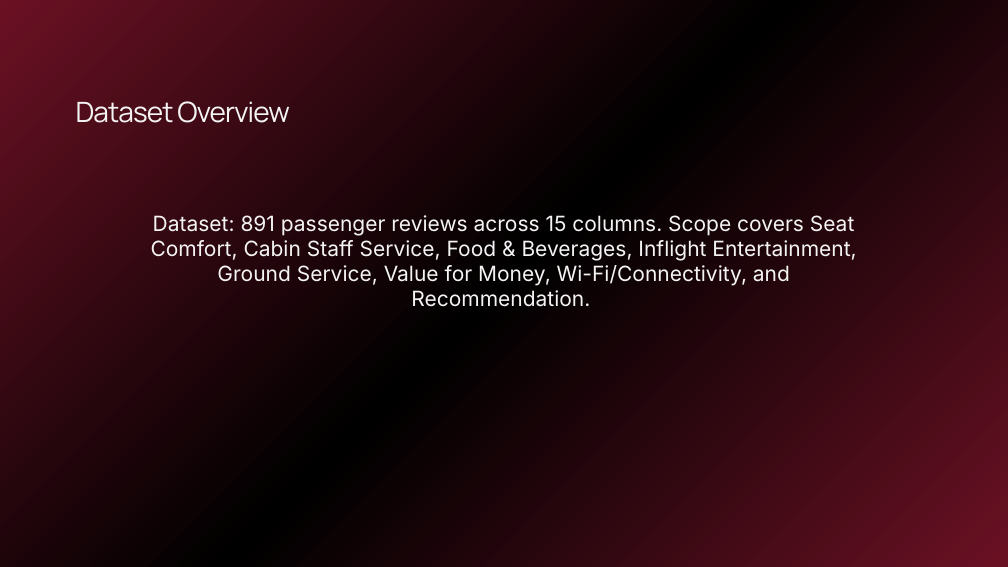
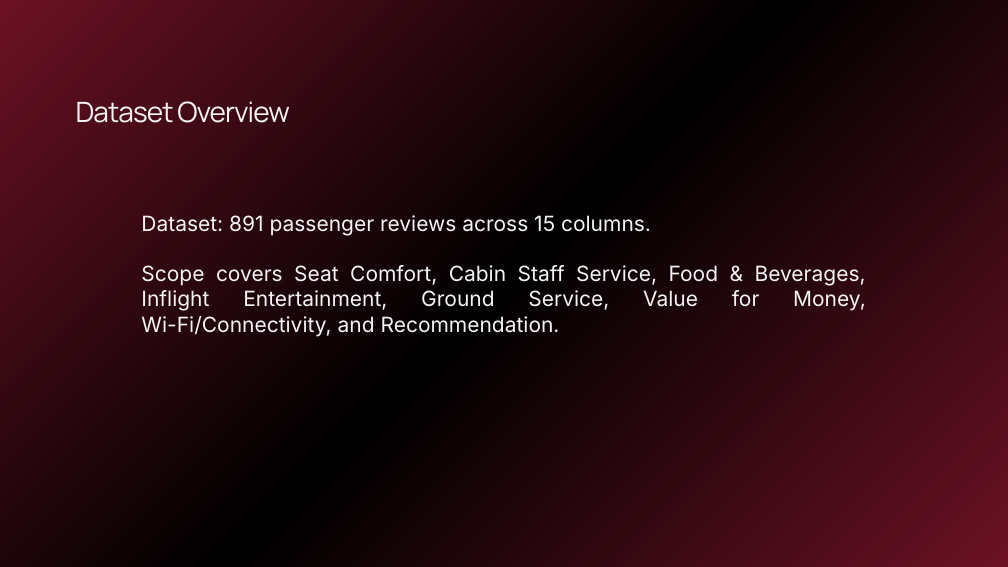
Before and after one commit to rgb-alt/Milestone_2, a slide deck: slide 2 of Philippine Airlines Passenger Review Analysis Milestone 2 Report.pptx. Drawn at 1008x567 pixels with LibreOffice and Linux fonts; fonts in the diff are those of the drawing. Boxes give left, top, right and bottom in pixels: in the first picture for what was removed or moved away, otherwise in the second. Text is boxed around its words. In the diff, an @@ line names an element or a change of style, - is before the commit and + after.

```diff
--- a/Philippine Airlines Passenger Review Analysis Milestone 2 Report.pptx
+++ b/Philippine Airlines Passenger Review Analysis Milestone 2 Report.pptx
@@ text at <box>141,215,866,337</box>: text changed @@
-Dataset: 891 passenger reviews across 15 columns. Scope covers Seat Comfort, Cabin Staff Service, Food & Beverages, Inflight Entertainment, Ground Service, Value for Money, Wi-Fi/Connectivity, and Recommendation.
+Dataset: 891 passenger reviews across 15 columns.
+Scope covers Seat Comfort, Cabin Staff Service, Food & Beverages, Inflight Entertainment, Ground Service, Value for Money, Wi-Fi/Connectivity, and Recommendation.
```
Also in this commit, not shown: 4 other slides changed, 3 slides added.
